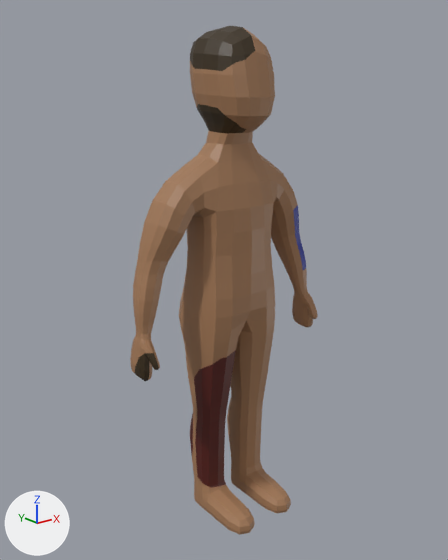
Before and after pictures for a commit that changed the FBX model Assets/Models/player2/player.fbx.
Camera for both pictures: a 50 mm camera at (-1.535, -1.881, 1.784) aimed at (-0.037, -0.009, 1.036). The axes (+X, +Y, +Z) are drawn at lower left. The lights are the same throughout.
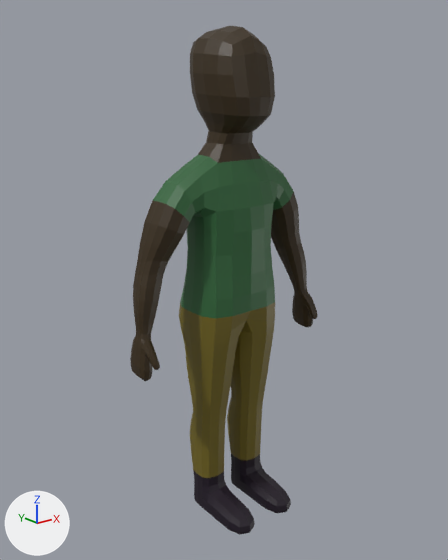
Changed parts and their boxes (x1, y1, x2, y2) in the pictures (448 x 560 px):
'Cube', surface changed
    both: (130, 27, 318, 535)
part 1 of me_cube_001, surface changed
    both: (130, 26, 318, 535)

Patch to the scene script:
```diff
--- a/Assets/Models/player2/player.fbx.py
+++ b/Assets/Models/player2/player.fbx.py
@@ img_player2color_png @@
+img_player2color_png = load_image('player2Color.png', 'player2Color.png', 1024, 1024, 'sRGB')
@@ mat_material @@
 mat_material = principled_material('Material')
-mat_material.texture = img_playercolor_png
+mat_material.texture = img_player2color_png  # with its transparency
@@ me_cube_001 @@
 me_cube_001.from_pydata(...)  # 1362 vertices, 1360 faces; spans x -0.46..0.46, y -0.27..0.16, z 0.0..1.99
 # used by ob_cube; location = (0.0, 0.0, 0.0)
+# me_cube_001 part 1: texture (UV) coordinates of 1360 of 1360 faces, centred in x -0.46..0.46, y -0.26..0.15, z 0.0..1.98, changed; they spanned u 0.0..1.0, v 0.0..0.98 and now span u 0.05..0.93, v 0.14..0.91
 me_cube_001.materials.append(mat_material)
```
